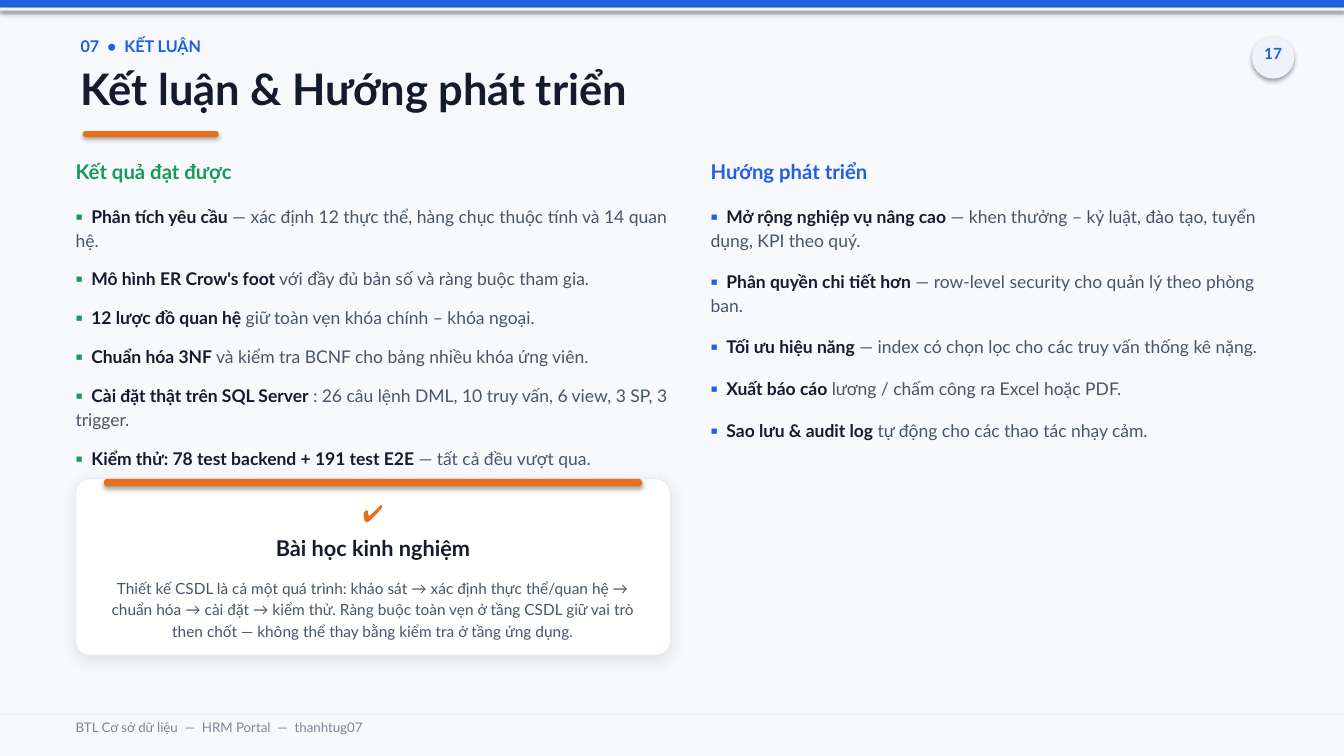
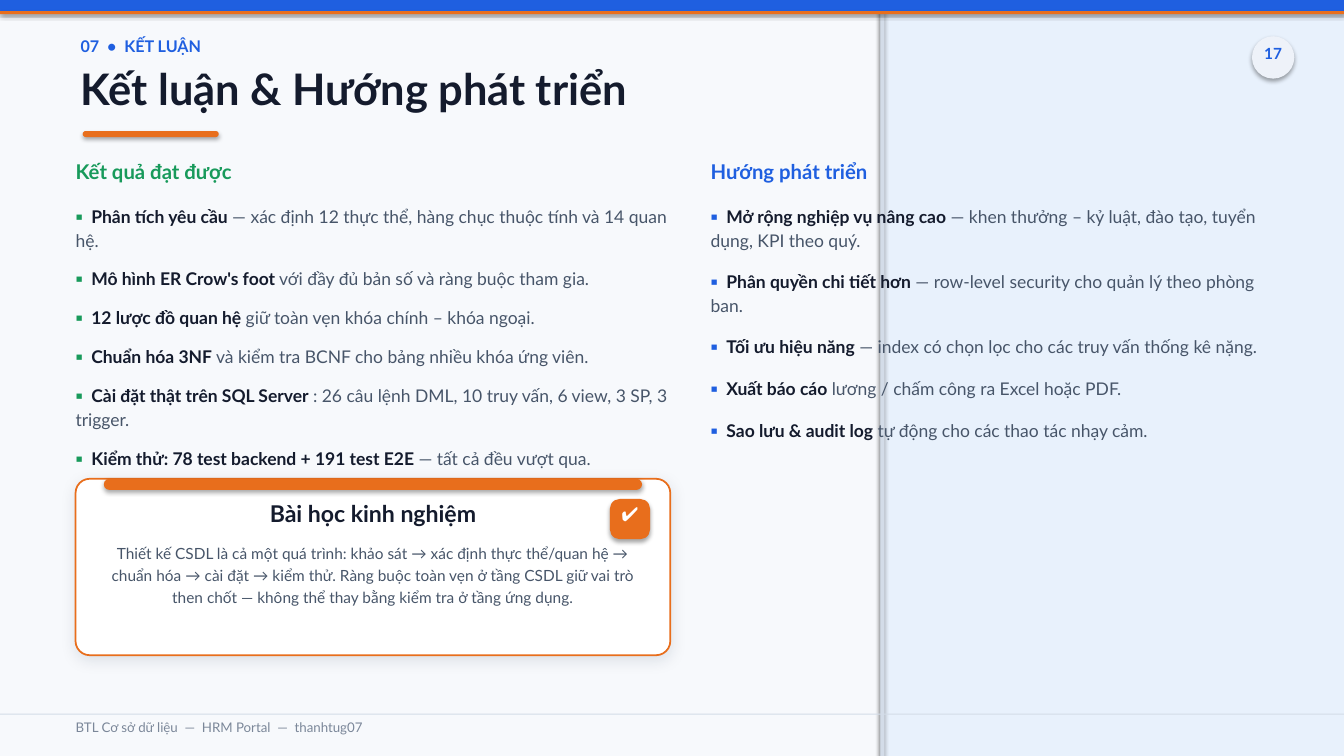
Before and after one commit to thanhtug07/hrm-kanban-management, a slide deck: slide 17 of BaoCao_BTL_CSDL_HRM_Portal.pptx. Drawn at 1344x756 pixels with LibreOffice and Linux fonts; fonts in the diff are those of the drawing. Boxes give left, top, right and bottom in pixels: in the first picture for what was removed or moved away, otherwise in the second. Text is boxed around its words. In the diff, an @@ line names an element or a change of style, - is before the commit and + after.

```diff
--- a/BaoCao_BTL_CSDL_HRM_Portal.pptx
+++ b/BaoCao_BTL_CSDL_HRM_Portal.pptx
@@ rectangle: place and size @@
-rectangle at box(0, 0, 1344, 7)
+rectangle at box(0, 0, 1344, 11)
@@ rectangle: place and size @@
-rectangle at box(0, 7, 1344, 10)
+rectangle at box(0, 11, 1344, 14)
@@ rectangle at box(0, 11, 1344, 14): fill #EEF2F9 to #E86E1C @@
@@ rectangle added at box(880, 0, 1344, 756), fill #E8F1FC @@
@@ rectangle added at box(880, 0, 884, 756), fill #D3DCE8 @@
@@ rounded rectangle at box(76, 479, 670, 655): outline #E7ECF4 0.75 pt to #E86E1C 1.25 pt @@
@@ rounded rectangle: place and size @@
-rounded rectangle at box(104, 479, 642, 486)
+rounded rectangle at box(104, 479, 642, 490)
@@ text removed at box(76, 499, 670, 533) @@
-✔
@@ text "Bài học kinh nghiệm": place and size @@
-text "Bài học kinh nghiệm" at box(276, 540, 470, 560)
+text "Bài học kinh nghiệm" at box(270, 504, 477, 527)
@@ text "Bài học kinh nghiệm" at box(270, 504, 477, 527): size 15.5 to 16.5 pt @@
@@ rounded rectangle added at box(610, 499, 650, 539), fill #E86E1C @@
@@ text added at box(610, 502, 650, 536), 14 pt, text #FFFFFF, bold @@
+✔
@@ text "Thiết kế CSDL là cả ...": place and size @@
-text "Thiết kế CSDL là cả ..." at box(112, 581, 634, 640)
+text "Thiết kế CSDL là cả ..." at box(112, 546, 634, 606)
@@ rectangle at box(0, 714, 1344, 715): fill #E7ECF4 to #D3DCE8 @@
```
Also in this commit, not shown: 15 other slides changed, 2 other files.
